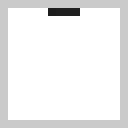
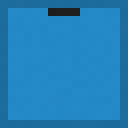
Layer changes from the first 128x128 image to the second:
added group "concrete" with 15 layers over [0, 0, 128, 128]
added layer "Layer 14" in group "concrete" over [0, 0, 128, 128]
added layer "Layer 13" in group "concrete" over [0, 0, 128, 128]
added layer "Layer 12" in group "concrete" over [0, 0, 128, 128]
added layer "Layer 11" in group "concrete" over [0, 0, 128, 128]
added layer "Layer 10" in group "concrete" over [0, 0, 128, 128]
added layer "Layer 9" in group "concrete" over [0, 0, 128, 128]
added layer "Layer 8" in group "concrete" over [0, 0, 128, 128]
added layer "Layer 7" in group "concrete" over [0, 0, 128, 128]
added layer "Layer 6" in group "concrete" over [0, 0, 128, 128]
added layer "Layer 5" in group "concrete" over [0, 0, 128, 128]
added layer "Layer 4" in group "concrete" over [0, 0, 128, 128]
added layer "Layer 3" in group "concrete" over [0, 0, 128, 128]
added layer "Layer 2" in group "concrete" over [0, 0, 128, 128]
added layer "Layer 1" in group "concrete" over [0, 0, 128, 128]
moved "colour" into group "concrete", painted on it over [0, 0, 128, 128]
